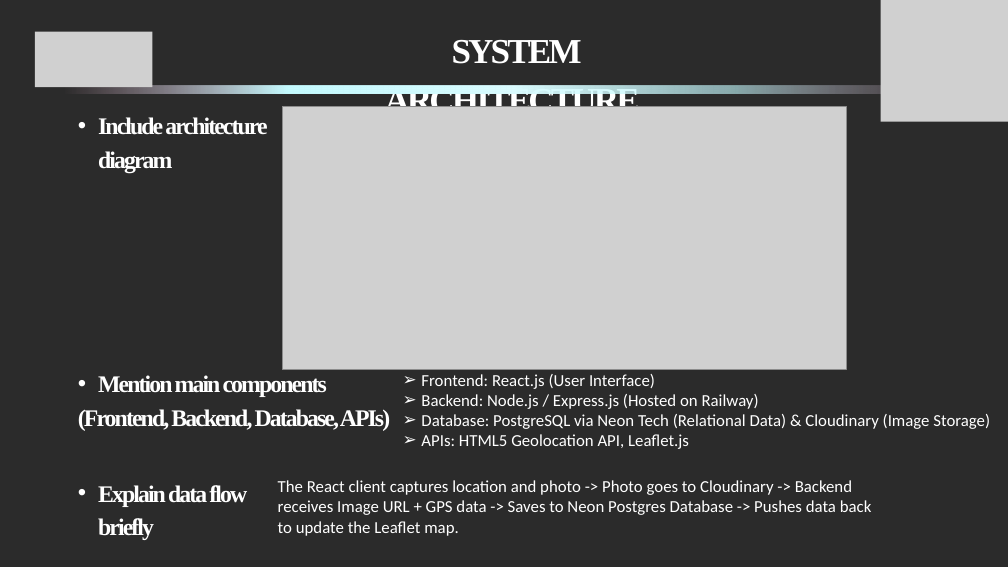
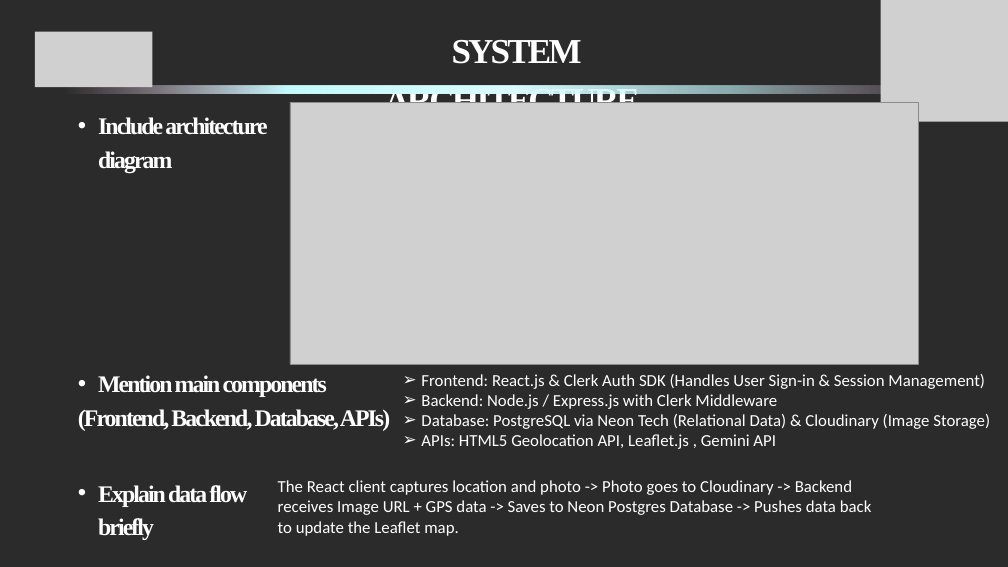
Before and after one commit to Amazingdude1525/BioDex, a slide deck: slide 5 of PPT - Debug Duo.pptx. Drawn at 1008x567 pixels with LibreOffice and Linux fonts; fonts in the diff are those of the drawing; grey boxes stand for pictures; background and template pictures are left out; a plain dark background stands for a picture behind light text. Boxes give left, top, right and bottom in pixels: in the first picture for what was removed or moved away, otherwise in the second. Text is boxed around its words. In the diff, an @@ line names an element or a change of style, - is before the commit and + after.

```diff
--- a/PPT - Debug Duo.pptx
+++ b/PPT - Debug Duo.pptx
@@ picture: place and size @@
-picture at (282, 106, 846, 369)
+picture at (290, 102, 918, 364)
@@ text at (421, 374, 985, 409): text changed @@
-➢ Frontend: React.js (User Interface)
-➢ Backend: Node.js / Express.js (Hosted on Railway)
+➢ Frontend: React.js & Clerk Auth SDK (Handles User Sign-in & Session Management)
+➢ Backend: Node.js / Express.js with Clerk Middleware
@@ text at (421, 434, 776, 449): text changed @@
-➢ APIs: HTML5 Geolocation API, Leaflet.js
+➢ APIs: HTML5 Geolocation API, Leaflet.js , Gemini API
```
Also in this commit, not shown: 5 other slides changed.
